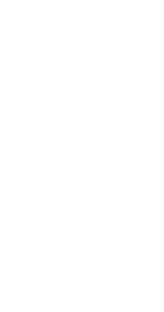
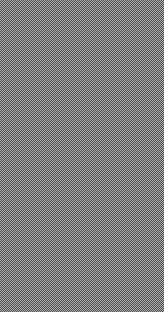
Two versions of the same layered image (164 x 312). Layer-by-layer changes:
renamed "Lines" to "Top Black", hid it, moved it above "Top White", painted on it over [left=0, top=0, right=164, bottom=312]
removed layer "Layer 8" over [left=63, top=4, right=106, bottom=87]
removed layer "Layer 7" over [left=21, top=4, right=141, bottom=308]
renamed "Layer 4" to "Top White", hid it over [left=0, top=0, right=164, bottom=312]
showed "Damage External" over [left=0, top=0, right=164, bottom=312]
hid "Layer 2" over [left=0, top=0, right=164, bottom=312]
